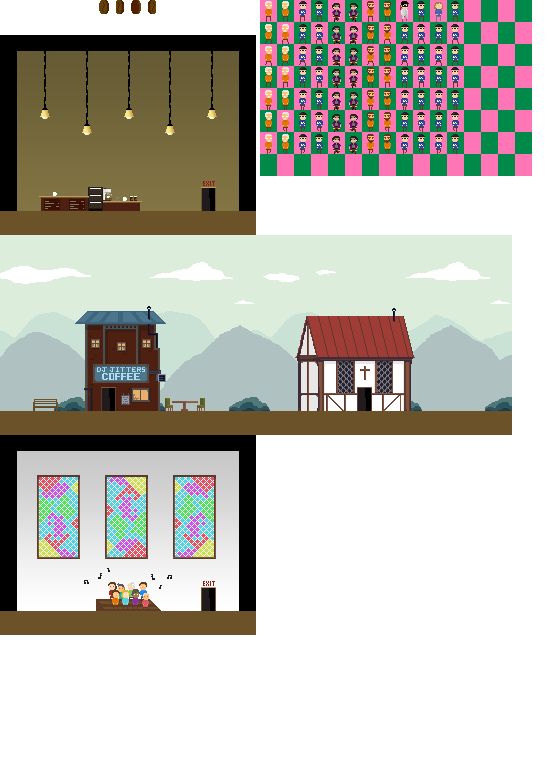
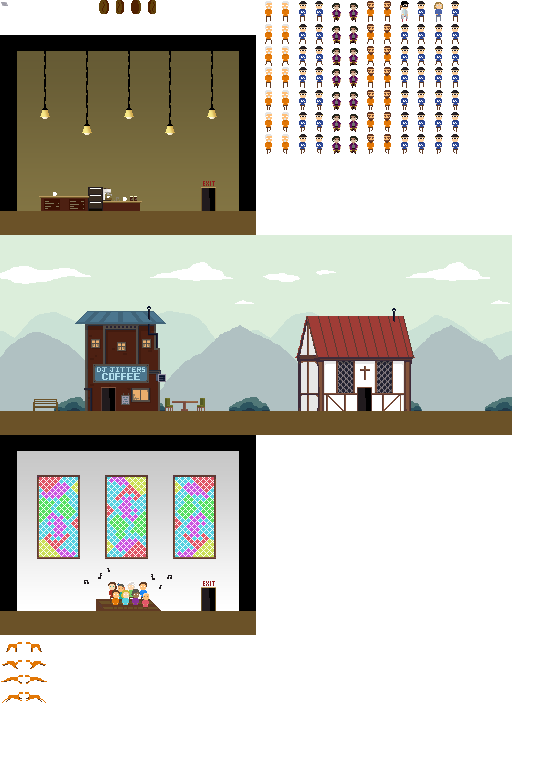
Two versions of the same layered image (555x777). Layer-by-layer changes:
added group "DOG" with 11 layers above "SCREEN SIZE" over left=1, top=642, right=47, bottom=703
added group "Group 8 copy 2" with 4 layers in group "DOG" over left=25, top=642, right=47, bottom=703
added layer "Layer 54 copy 6" in group "Group 8 copy 2" over left=26, top=642, right=42, bottom=652
added layer "Layer 55 copy 3" in group "Group 8 copy 2" over left=26, top=660, right=46, bottom=669
added layer "Layer 54 copy 5" in group "Group 8 copy 2" over left=25, top=675, right=47, bottom=684
added layer "Layer 53 copy 3" in group "Group 8 copy 2" over left=25, top=692, right=46, bottom=703
added group "Group 8 copy" with 4 layers in group "DOG" over left=1, top=642, right=23, bottom=703
added layer "Layer 54 copy 2" in group "Group 8 copy" over left=6, top=642, right=22, bottom=652
added layer "Layer 55 copy" in group "Group 8 copy" over left=2, top=660, right=22, bottom=669
added layer "Layer 54 copy" in group "Group 8 copy" over left=1, top=675, right=23, bottom=684
added layer "Layer 53 copy" in group "Group 8 copy" over left=2, top=692, right=23, bottom=703
added layer "Ransom Note" above "old walk" over left=1, top=2, right=8, bottom=6
hid "SPRITE BG" over left=260, top=0, right=532, bottom=176
